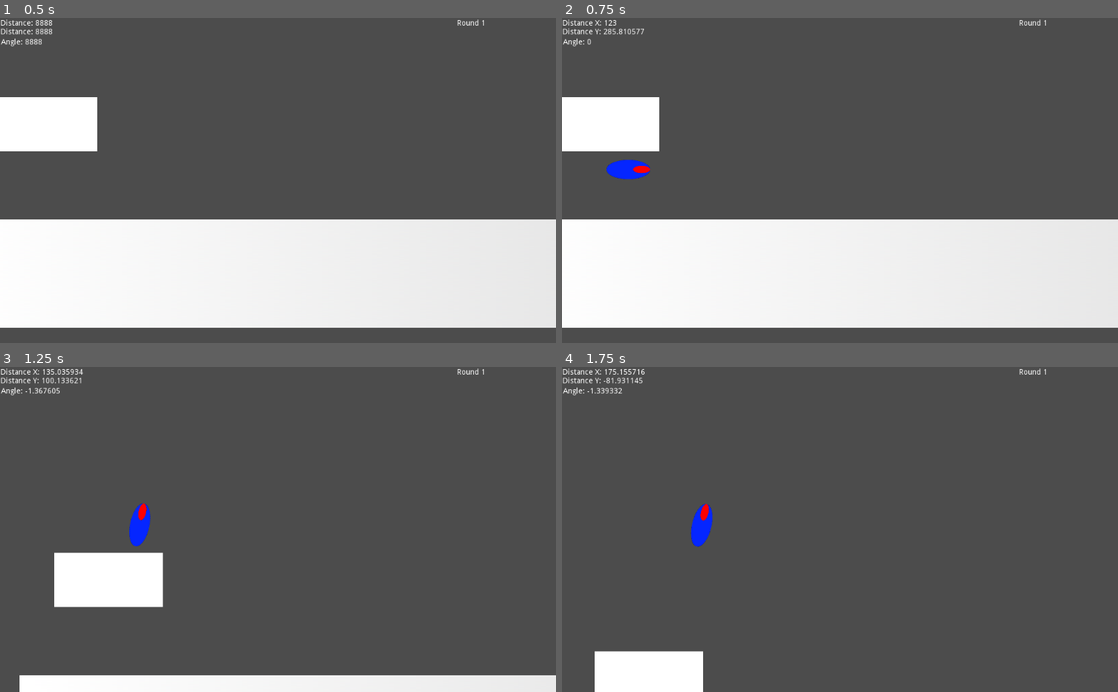
Above: before the commit, frames 1-4 (two rows, left to right).
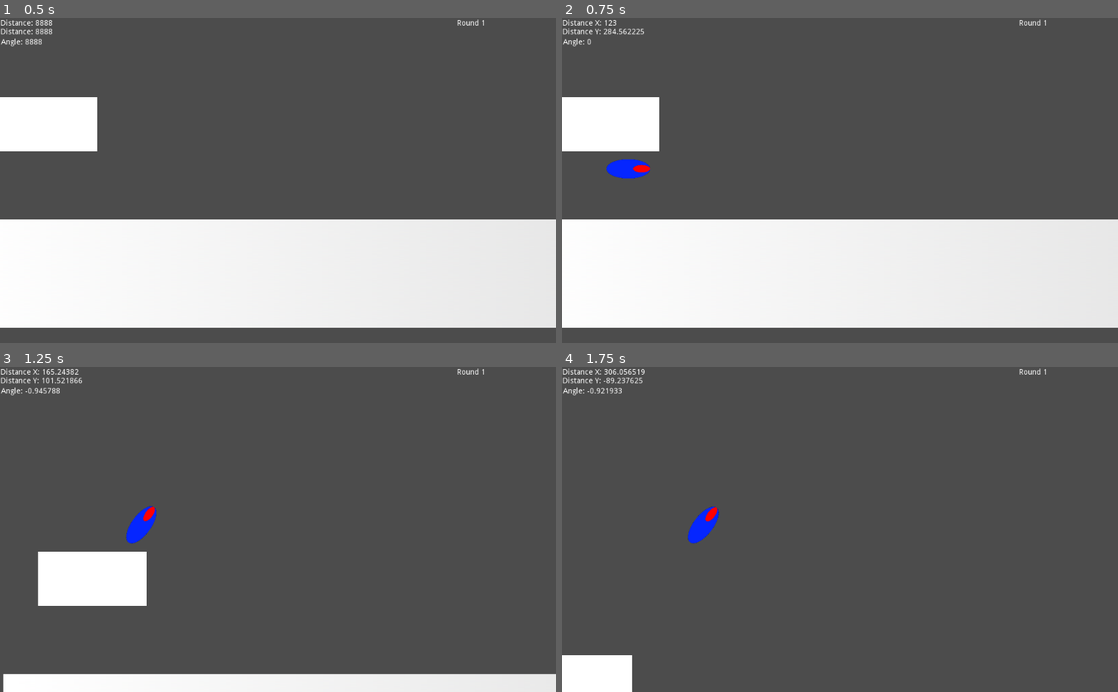
Above: after the commit, the same moments.

Repository: juteh/icarus
Game: Godot game, scene res://nodes/World.tscn
The game is run twice, just before and just after one commit, with the same random seed, the same clock (stepped at 60 frames per second) and the same inputs.
Inputs:
- Up to frame 1 (0.5 s): no input
- Up to frame 2 (0.75 s): tap Enter (ui_accept) at 0.5, 0.6 s
- Up to frame 3 (1.25 s): tap Enter (ui_accept) at 0.77, 1.07 s
- Up to frame 4 (1.75 s): tap Enter (ui_accept) at 1.35, 1.52 s

Frame 1 is identical in both runs. In frame 2, 0.1% of the frame differs, in the area x 8-16%, y 3-50%; in frame 3, 2.1%; in frame 4, 2.8%, in the area x 0-29%, y 0-100%.

Commit message:
first playable game YAY!

Diff:
--- a/global_scripts/GameStatus.gd
+++ b/global_scripts/GameStatus.gd
@@ -2,14 +2,14 @@
 
 var Projectile = preload("res://nodes/projectile/Projectile.tscn")
 
-const ATTEMPTS = 5
+const MAX_ATTEMPTS = 5
 
 var projectileExist = false
 var hasJumped = false
 var isShooted = false
 var isLanded = false
 
-var landedProjectiles = []
+var projectileResults = []
 
 var catapult: Area2D = null
 var ground: Area2D = null
@@ -19,10 +19,10 @@
 func spawnProjectile():
 	projectileInstance = Projectile.instance()
 	projectileInstance.position = spawnPoint.position
-	var error_code_1 = GameStatus.catapult.connect("area_entered", projectileInstance, "_on_Catapult_body_entered")
-	var error_code_2 = GameStatus.catapult.connect("area_exited", projectileInstance, "_on_Catapult_body_exited")
-	var error_code_3 = GameStatus.ground.connect("area_entered", projectileInstance, "_on_Ground_body_entered")
-	var error_code_4 = GameStatus.ground.connect("area_exited", projectileInstance, "_on_Ground_body_exited")
+	var error_code_1 = catapult.connect("area_entered", projectileInstance, "_on_Catapult_body_entered")
+	var error_code_2 = catapult.connect("area_exited", projectileInstance, "_on_Catapult_body_exited")
+	var error_code_3 = ground.connect("area_entered", projectileInstance, "_on_Ground_body_entered")
+	var error_code_4 = ground.connect("area_exited", projectileInstance, "_on_Ground_body_exited")
 	if (error_code_1 != 0):
 		print("ERROR_1: ", error_code_1)
 	if (error_code_2 != 0):
@@ -33,8 +33,16 @@
 		print("ERROR_4: ", error_code_4)
 	get_parent().add_child(projectileInstance)
 
-func reset():
+func startNextRound():
+	projectileResults.append(stepify(projectileInstance.position.x / 100, 0.01))
+	projectileInstance.queue_free()
+	projectileInstance = null
 	projectileExist = false
 	hasJumped = false
 	isShooted = false
 	isLanded = false
+	if (GameStatus.projectileResults.size() == GameStatus.MAX_ATTEMPTS):
+		get_tree().change_scene("res://nodes/ResultScreen/ResultScreen.tscn")
+
+func restart():
+	projectileResults = []
--- a/nodes/GameUI/GameUI.gd
+++ b/nodes/GameUI/GameUI.gd
@@ -15,11 +15,13 @@
 	scoreLabel.visible = false;
 
 func _process(_delta):
-	roundLabel.text = "Round " + str(GameStatus.landedProjectiles.size() + 1)
+	roundLabel.text = "Round " + str(GameStatus.projectileResults.size() + 1)
 	if (GameStatus.projectileInstance):
 		distanceLabelX.text = "Distance X: " + str(GameStatus.projectileInstance.position.x)
 		distanceLabelY.text = "Distance Y: " + str(GameStatus.projectileInstance.position.y)
 		angleLabel.text = "Angle: " + str(GameStatus.projectileInstance.rotation)
 	if (GameStatus.isLanded):
-		scoreLabel.text = "Es ist " + str(stepify(GameStatus.projectileInstance.position.x / 100, 0.01)) + "m geflogen!"
+		scoreLabel.text = str(stepify(GameStatus.projectileInstance.position.x / 100, 0.01)) + "m!"
 		scoreLabel.visible = true
+	else:
+		scoreLabel.visible = false
--- /dev/null
+++ b/nodes/ResultScreen/ResultScreen.gd
@@ -0,0 +1,21 @@
+extends CanvasLayer
+
+onready var resultLabel1: Label = $Result1
+onready var resultLabel2: Label = $Result2
+onready var resultLabel3: Label = $Result3
+onready var resultLabel4: Label = $Result4
+onready var resultLabel5: Label = $Result5
+
+func _ready():
+	resultLabel1.text = "Result: " + str(GameStatus.projectileResults[0]) + "m"
+	resultLabel2.text = "Result: " + str(GameStatus.projectileResults[1]) + "m"
+	resultLabel3.text = "Result: " + str(GameStatus.projectileResults[2]) + "m"
+	resultLabel4.text = "Result: " + str(GameStatus.projectileResults[3]) + "m"
+	resultLabel5.text = "Result: " + str(GameStatus.projectileResults[4]) + "m"
+
+func _on_ExitButton_pressed():
+	get_tree().quit()
+
+func _on_RestartButton_pressed():
+	GameStatus.restart()
+	get_tree().change_scene("res://nodes/World.tscn")
--- /dev/null
+++ b/nodes/ResultScreen/ResultScreen.tscn
@@ -0,0 +1,78 @@
+[gd_scene load_steps=4 format=2]
+
+[ext_resource path="res://nodes/ResultScreen/ResultScreen.gd" type="Script" id=1]
+[ext_resource path="res://ASSETS/fonts/VCR_OSD_MONO_1.001.ttf" type="DynamicFontData" id=2]
+
+[sub_resource type="DynamicFont" id=1]
+size = 28
+font_data = ExtResource( 2 )
+
+[node name="ResultScreen" type="CanvasLayer"]
+script = ExtResource( 1 )
+
+[node name="Headline" type="Label" parent="."]
+margin_left = 1.0
+margin_top = -2.0
+margin_right = 147.0
+margin_bottom = 79.0
+custom_fonts/font = SubResource( 1 )
+text = "Result"
+
+[node name="Result1" type="Label" parent="."]
+margin_left = 219.0
+margin_top = 166.0
+margin_right = 741.0
+margin_bottom = 202.0
+custom_fonts/font = SubResource( 1 )
+text = "Result 1"
+
+[node name="Result2" type="Label" parent="."]
+margin_left = 219.0
+margin_top = 211.0
+margin_right = 741.0
+margin_bottom = 251.0
+custom_fonts/font = SubResource( 1 )
+text = "Result 2"
+
+[node name="Result3" type="Label" parent="."]
+margin_left = 219.0
+margin_top = 257.0
+margin_right = 741.0
+margin_bottom = 302.0
+custom_fonts/font = SubResource( 1 )
+text = "Result 3"
+
+[node name="Result4" type="Label" parent="."]
+margin_left = 219.0
+margin_top = 305.0
+margin_right = 738.0
+margin_bottom = 351.0
+custom_fonts/font = SubResource( 1 )
+text = "Result 4"
+
+[node name="Result5" type="Label" parent="."]
+margin_left = 219.0
+margin_top = 352.0
+margin_right = 738.0
+margin_bottom = 393.0
+custom_fonts/font = SubResource( 1 )
+text = "Result 5"
+
+[node name="ExitButton" type="Button" parent="."]
+margin_left = 219.0
+margin_top = 478.0
+margin_right = 369.0
+margin_bottom = 536.0
+rect_pivot_offset = Vector2( 109, 38 )
+text = "Exit"
+
+[node name="RestartButton" type="Button" parent="."]
+margin_left = 585.0
+margin_top = 478.0
+margin_right = 735.0
+margin_bottom = 536.0
+rect_pivot_offset = Vector2( 109, 38 )
+text = "Restart"
+
+[connection signal="pressed" from="ExitButton" to="." method="_on_ExitButton_pressed"]
+[connection signal="pressed" from="RestartButton" to="." method="_on_RestartButton_pressed"]
--- a/nodes/catapult/Catapult.gd
+++ b/nodes/catapult/Catapult.gd
@@ -8,16 +8,15 @@
 	GameStatus.catapult = self
 	camera = get_parent().get_node("Camera2D")
 	cameraStartPosition = camera.position
-	winTimer = $WinTimer
+	winTimer = get_node("WinTimer")
 
 func _process(_delta):
 	if (GameStatus.isShooted):
 		camera.current = true
 		camera.position.x = GameStatus.projectileInstance.position.x + 255
 		camera.position.y = GameStatus.projectileInstance.position.y
-	if (GameStatus.isLanded):
-		GameStatus.projectileInstance.mode = RigidBody2D.MODE_STATIC
-		GameStatus.projectileInstance.collision_layer = 0
+	if (GameStatus.isLanded && winTimer.is_stopped()):
+		winTimer.start()
 
 func _physics_process(_delta) -> void:
 	if (Input.is_action_just_pressed("ui_accept") && !GameStatus.projectileExist):
@@ -28,24 +27,15 @@
 		print("JUMP")
 		GameStatus.projectileInstance.jump()
 		GameStatus.hasJumped = true
-	elif (Input.is_action_just_pressed("ui_accept") && !GameStatus.isShooted && GameStatus.projectileInstance.isCollingWithCatapult()):
+	elif (Input.is_action_just_pressed("ui_accept") && !GameStatus.isShooted && GameStatus.projectileInstance.isCollidingWithCatapult):
 		print("SHOOT")
 		camera.current = true
 		GameStatus.projectileInstance.shoot()
 		GameStatus.isShooted = true
 
-func _on_CheckCollideArea_body_entered(body):
-	print(body.name)
-	if (GameStatus.isShooted && body.name == "Projectile"):
-		print("LANDED")
-		GameStatus.isLanded = true;
-		winTimer.start()
+func _on_WinTimer_timeout():
+	print("RESET")
+	winTimer.stop()
 
-func _on_WinTimer_timeout():
-	winTimer.stop()
-	print("RESET")
-	GameStatus.landedProjectiles.append(stepify(GameStatus.projectileInstance.position.x / 100, 0.01))
-	GameStatus.projectileInstance.destroy()
-	GameStatus.projectileInstance = null
-	GameStatus.reset()
+	GameStatus.startNextRound()
 	camera.position = cameraStartPosition
--- a/nodes/projectile/Projectile.gd
+++ b/nodes/projectile/Projectile.gd
@@ -1,18 +1,29 @@
 extends Area2D
 
-var isCollingWithCatapult: bool = false
-var jumpPower: float = 400
-var shootPower: float = 100
+export var jumpPower: float = 400
+export var shootPower: float = 100
+export var impulsePower: float = 30
+export var weight: float = 1
+var isCollidingWithCatapult: bool = false
 var velocity = Vector2(0, 0)
-var isOnGround: bool = false;
+var isOnGround: bool = false
 
 func _process(delta):
-	velocity.y += gravity * delta
+	# initial and while is landed the projectile has no movement
+	if (!GameStatus.hasJumped && !GameStatus.isShooted || GameStatus.isLanded):
+		return
+	velocity.y += gravity * delta + weight
 	position += velocity * delta
 	if (GameStatus.isShooted):
+		# only rotate when shooted
 		rotation = velocity.angle()
+		if (Input.is_action_just_pressed("ui_accept")):
+			impulse()
 	if (isOnGround && velocity.y > 0):
 		velocity.y = 0
+
+func impulse() -> void:
+	velocity.y -= impulsePower
 
 func jump() -> void:
 	velocity.y -= jumpPower
@@ -20,14 +31,15 @@
 func shoot() -> void:
 	var direction: Vector2 = (position - GameStatus.catapult.position).normalized()
 	velocity += direction * shootPower
+	velocity.x += 200
 
 func _on_Catapult_body_entered(_body: Area2D) -> void:
 	print("_on_Catapult_body_entered")
-	isCollingWithCatapult = true
+	isCollidingWithCatapult = true
 
 func _on_Catapult_body_exited(_body: Area2D) -> void:
 	print("_on_Catapult_body_exited")
-	isCollingWithCatapult = false
+	isCollidingWithCatapult = false
 
 func _on_Ground_body_entered(_body: Area2D) -> void:
 	print("_on_Ground_body_entered")
@@ -36,9 +48,5 @@
 func _on_Ground_body_exited(_body: Area2D) -> void:
 	print("_on_Ground_body_exited")
 	isOnGround = false
-
-func isCollingWithCatapult() -> bool:
-	return isCollingWithCatapult
-
-func destroy() -> void:
-	queue_free()
+	if (GameStatus.isShooted):
+		GameStatus.isLanded = true
--- a/nodes/projectile/Projectile.tscn
+++ b/nodes/projectile/Projectile.tscn
@@ -7,7 +7,7 @@
 radius = 16.0
 height = 47.1583
 
-[node name="Projectile_2" type="Area2D"]
+[node name="Projectile" type="Area2D"]
 script = ExtResource( 1 )
 
 [node name="Sprite" type="Sprite" parent="."]
--- a/project.godot
+++ b/project.godot
@@ -18,6 +18,10 @@
 
 GameStatus="*res://global_scripts/GameStatus.gd"
 
+[global]
+
+gravity=false
+
 [physics]
 
 common/enable_pause_aware_picking=true
Binary file added: ASSETS/fonts/VCR_OSD_MONO_1.001.ttf
